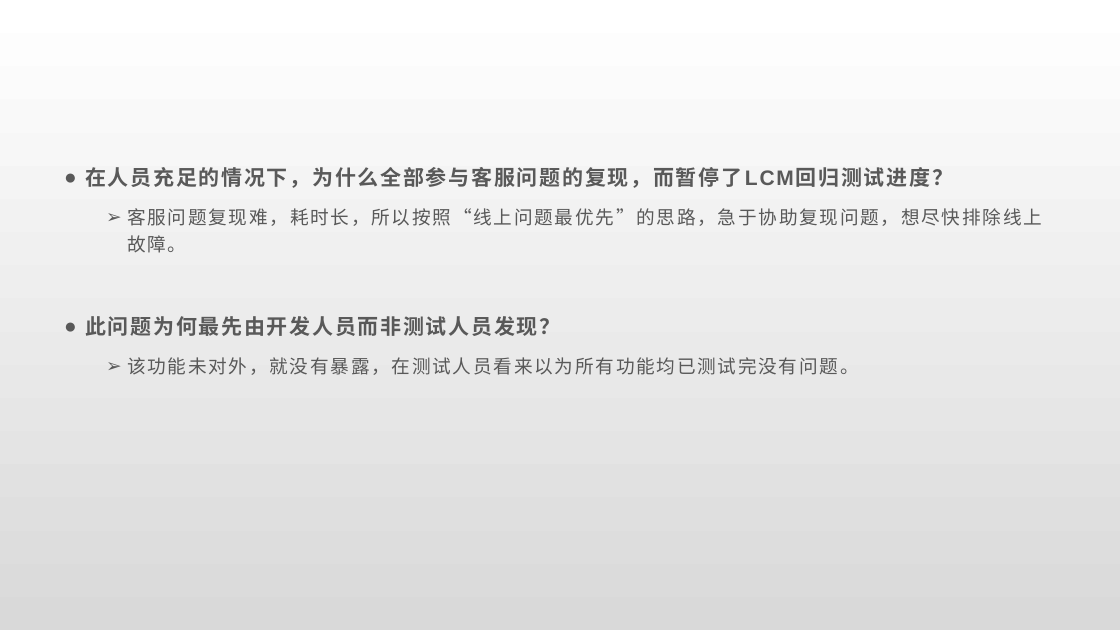
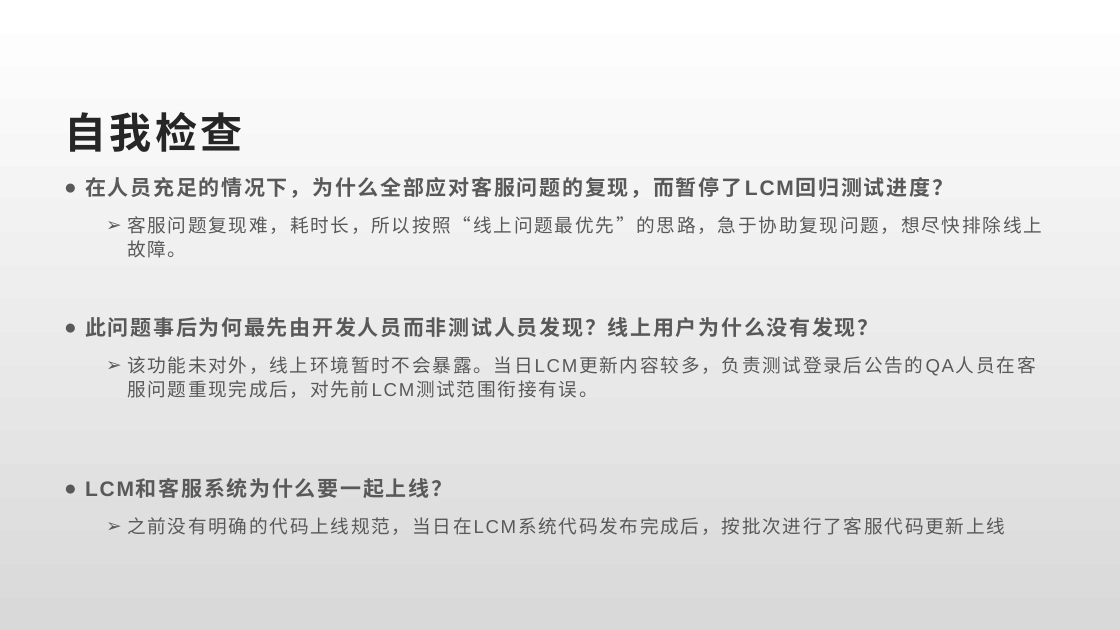
Before and after one commit to Rexixe1993/JavaScriptLesson, a slide deck: slide 10 of 全球版灌篮OBT复盘总结.pptx. Drawn at 1120x630 pixels with LibreOffice and Linux fonts; fonts in the diff are those of the drawing. Boxes give left, top, right and bottom in pixels: in the first picture for what was removed or moved away, otherwise in the second. Text is boxed around its words. In the diff, an @@ line names an element or a change of style, - is before the commit and + after.

Commit message:
就差最后一块内容

```diff
--- a/全球版灌篮OBT复盘总结.pptx
+++ b/全球版灌篮OBT复盘总结.pptx
@@ text at [64, 112, 953, 198]: text changed @@
-● 在人员充足的情况下，为什么全部参与客服问题的复现，而暂停了LCM回归测试进度？
+自我检查
+● 在人员充足的情况下，为什么全部应对客服问题的复现，而暂停了LCM回归测试进度？
@@ text at [127, 216, 1042, 258]: line spacing 1.2 to 1.1 @@
@@ text at [85, 317, 1005, 535]: text changed @@
-● 此问题为何最先由开发人员而非测试人员发现？
-  ➢ 该功能未对外，就没有暴露，在测试人员看来以为所有功能均已测试完没有问题。
+● 此问题事后为何最先由开发人员而非测试人员发现？线上用户为什么没有发现？
+  ➢ 该功能未对外，线上环境暂时不会暴露。当日LCM更新内容较多，负责测试登录后公告的QA人员在客服问题重现完成后，对先前LCM测试范围衔接有误。
+● LCM和客服系统为什么要一起上线？
+  ➢ 之前没有明确的代码上线规范，当日在LCM系统代码发布完成后，按批次进行了客服代码更新上线
```
Also in this commit, not shown: 9 other slides changed, 2 slides added, 2 slides removed.
